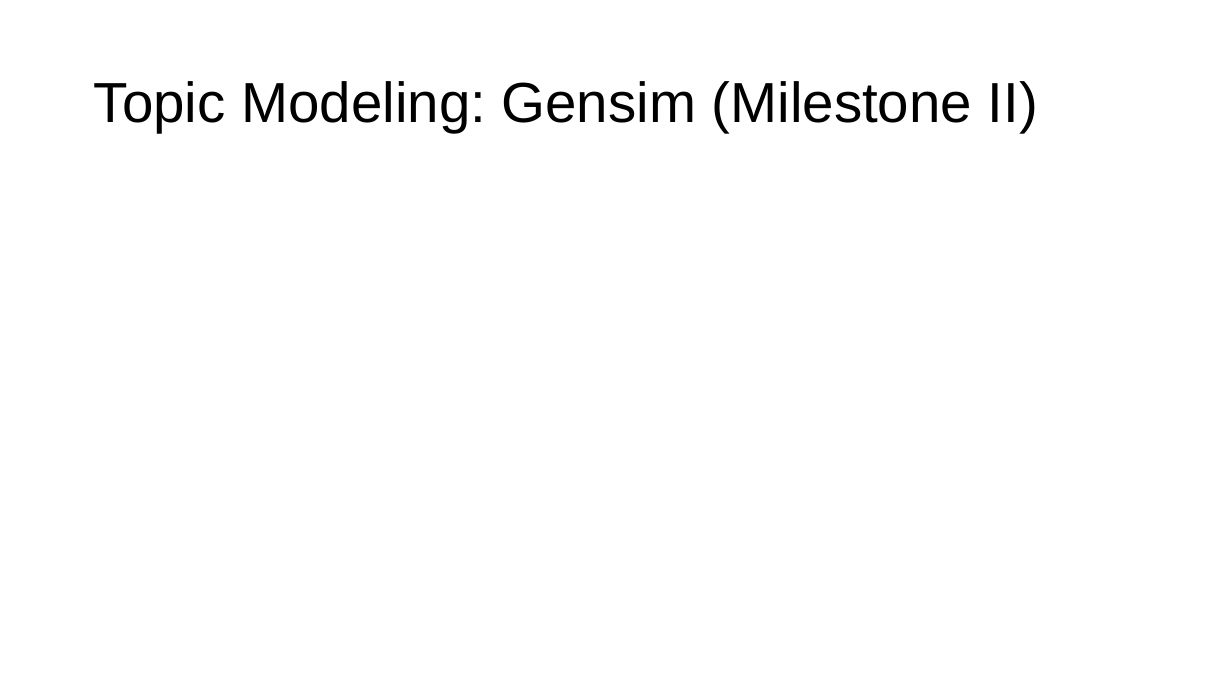
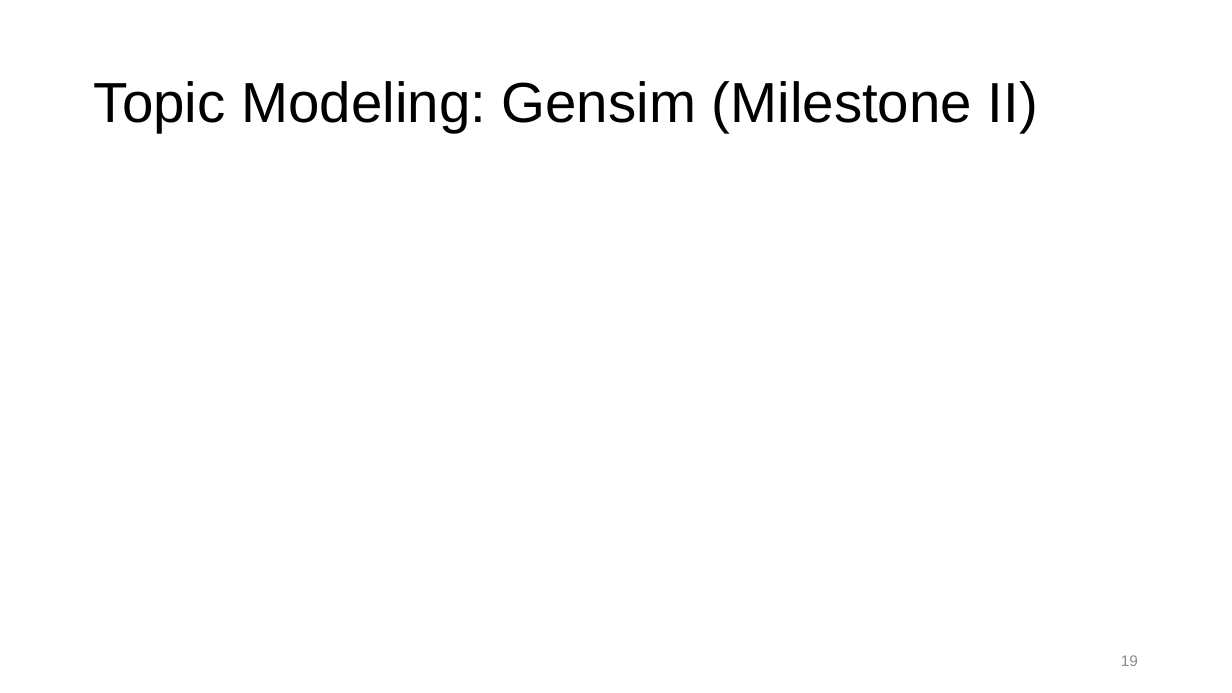
Before and after one commit to tomhalloin/berkshire, a slide deck: slide 19 of Buffett_Topic_Analysis.pptx (slide 15 before the commit). Drawn at 1232x693 pixels with LibreOffice and Linux fonts; fonts in the diff are those of the drawing. Boxes give left, top, right and bottom in pixels: in the first picture for what was removed or moved away, otherwise in the second. Text is boxed around its words. In the diff, an @@ line names an element or a change of style, - is before the commit and + after.

```diff
--- a/Buffett_Topic_Analysis.pptx
+++ b/Buffett_Topic_Analysis.pptx
@@ page number added at <box>1121,655,1138,666</box>, 12 pt, text #8C8C8C @@
+19
```
Also in this commit, not shown: 13 other slides changed, 5 slides added, 1 slide removed.
